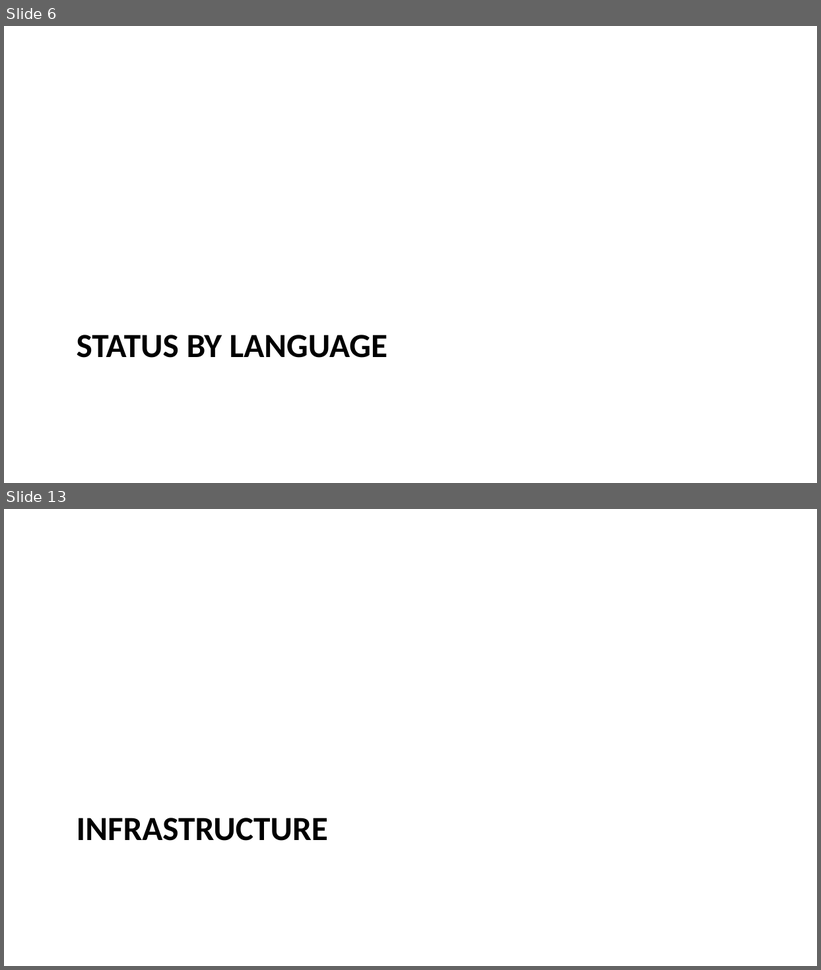
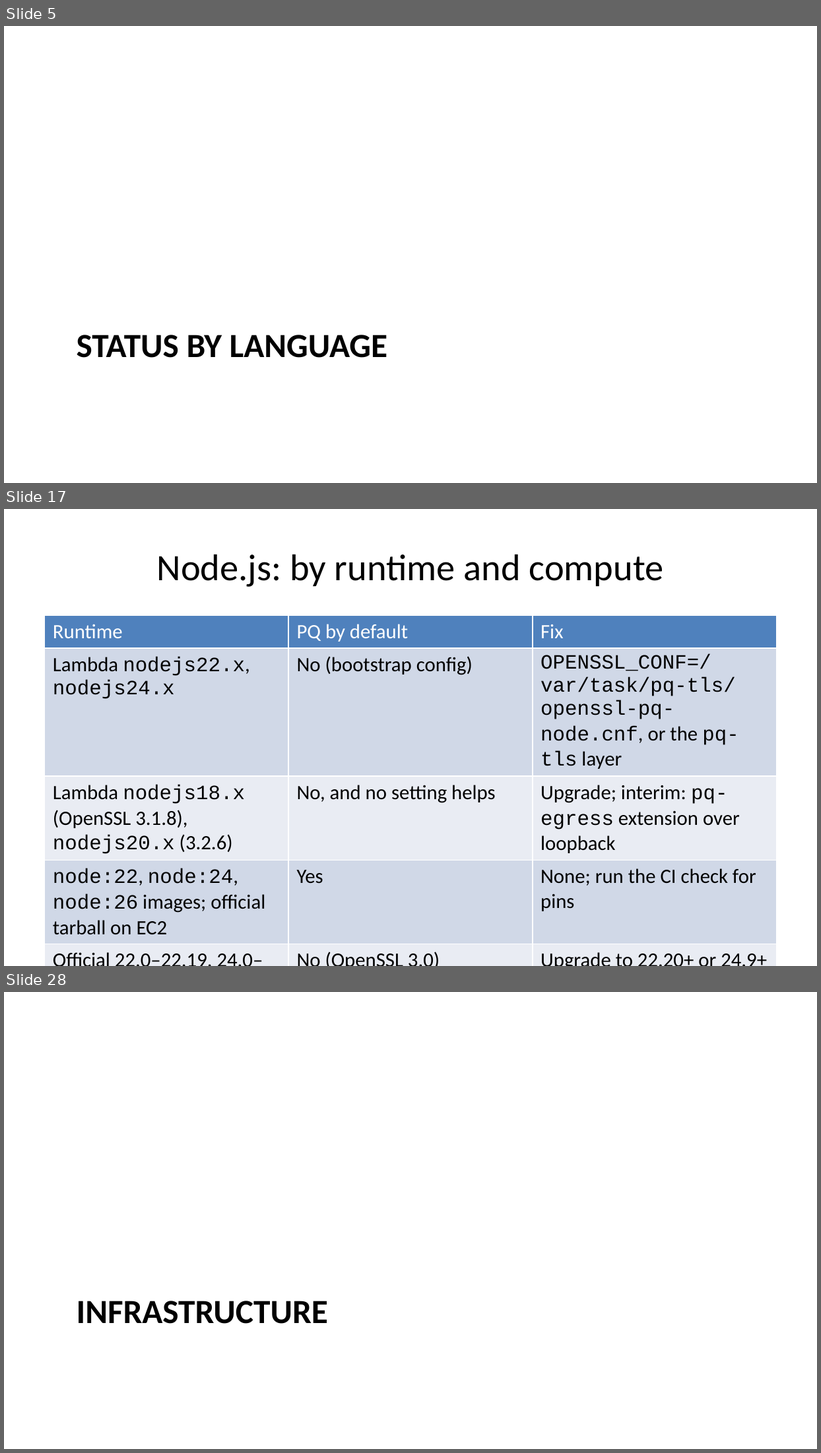
Before and after one commit to moolivkkr/PQC, a slide deck: PQC-Summary.pptx. Shown one above the other, each under a label of ours: slides 6 and 13 before the commit, slides 5, 17 and 28 after it; the slides between them are not shown. The pictures are 821x970 and 821x1453 pixels, drawn with LibreOffice and Linux fonts; fonts in the diff are those of the drawing. Boxes give left, top, right and bottom in pixels: in the first picture for what was removed or moved away, otherwise in the second. Text is boxed around its words. In the diff, an @@ line names an element or a change of style, - is before the commit and + after.

Commit message:
Deck: three detail slides per language and an ALB/NLB slide; smaller body font template so slides fit
- Per language: what decides PQ, versions/compute types and fixes, pitfalls and e2e evidence
- ALB/NLB: listener policy (not the certificate) turns PQ on; backend leg uses the PQ backend policy
- e2e README: LocalStack ALB ignores SslPolicy (probe: 2016-08 listener still negotiated X25519MLKEM768), so no ALB case
- 03-go: ALB-to-target leg uses ELBSecurityPolicy-TLS13-1-0-PQ-2025-09 (AWS docs) instead of 'not confirmed'
- Rebuilt HTML, PDF, DOCX; deck rendered and checked slide by slide

```diff
--- a/PQC-Summary.pptx
+++ b/PQC-Summary.pptx
@@ slide 17 added at bbox=[4, 509, 817, 966], background #FFFFFF @@
@@ title added at bbox=[157, 554, 664, 587], 33 pt, text #000000 @@
+Node.js: by runtime and compute
@@ table added at bbox=[45, 615, 776, 938], 7 rows, 3 columns @@
+Runtime | PQ by default | Fix
+Lambda nodejs22.x, nodejs24.x | No (bootstrap config) | OPENSSL_CONF=/var/task/pq-tls/openssl-pq-node.cnf, or the pq-tls layer
+Lambda nodejs18.x (OpenSSL 3.1.8), nodejs20.x (3.2.6) | No, and no setting helps | Upgrade; interim: pq-egress extension over loopback
+node:22, node:24, node:26 images; official tarball on EC2 | Yes | None; run the CI check for pins
+Official 22.0–22.19, 24.0–24.4, 20, 18 | No (OpenSSL 3.0) | Upgrade to 22.20+ or 24.9+
+AL2023 dnf nodejs20/22/24 | No until the policy changes | DEFAULT:PQ, or openssl-pq-node-system.cnf
+Debian 13, Alpine 3.22 distro Node | Yes | None
@@ what was slide 6 is now slide 5 @@
@@ what was slide 13 is now slide 28 @@
```
Also in this commit, not shown: 10 slides changed, 17 other slides added, 2 slides removed, 8 other files.
